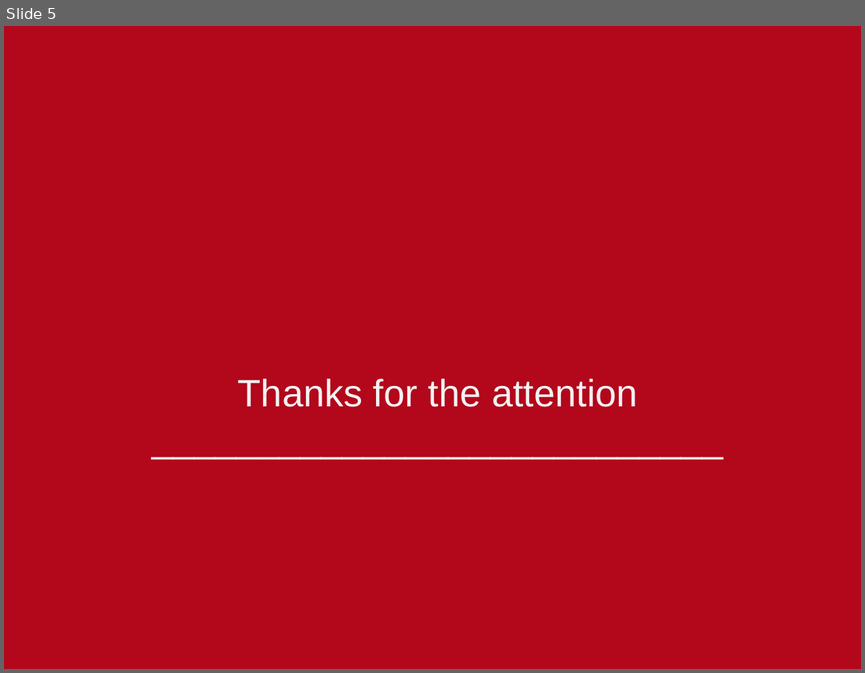
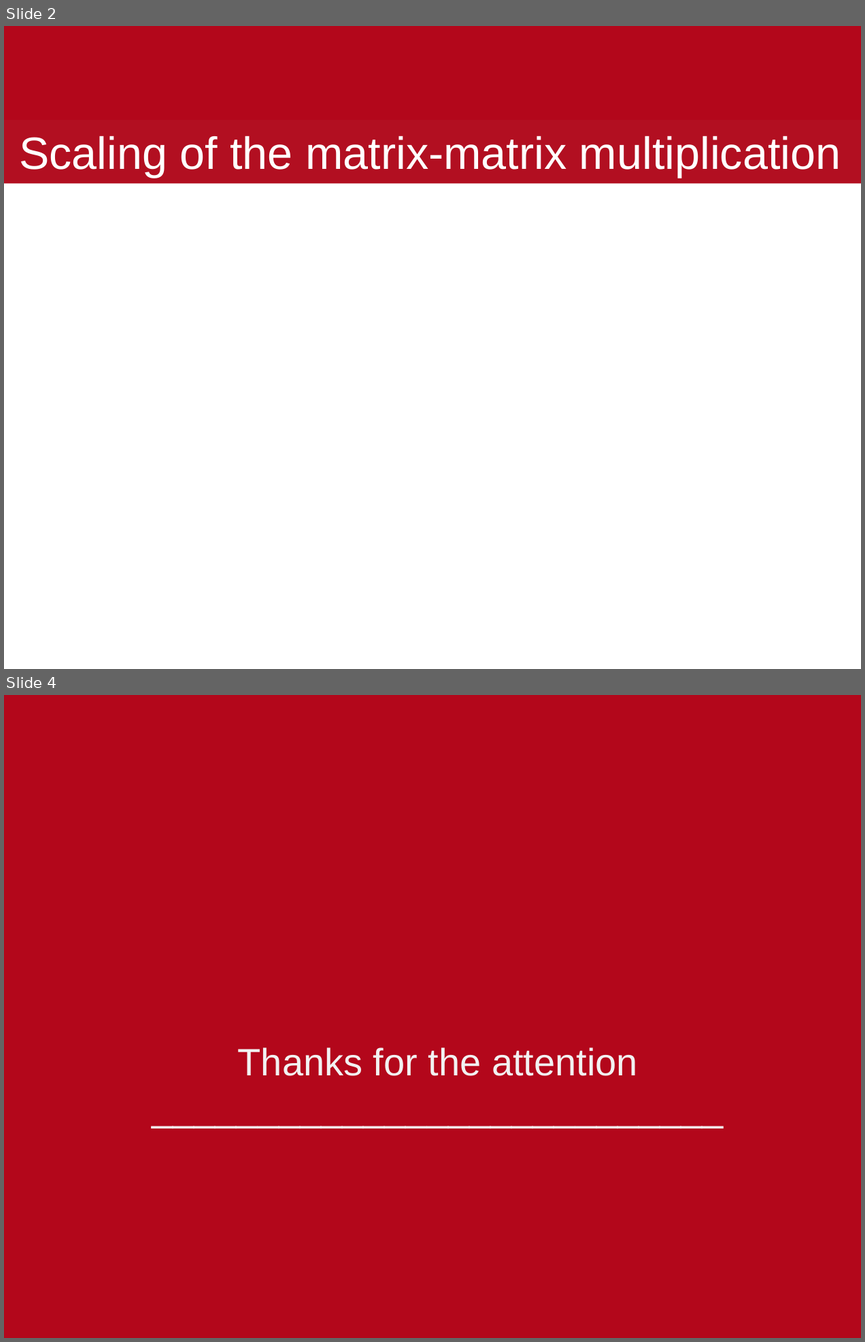
Before and after one commit to SaverioMonaco/QuantumComputingUniPD, a slide deck: 3/Ex3-Monaco-SLIDES.pptx. Shown one above the other, each under a label of ours: slide 5 before the commit, slides 2 and 4 after it; the slides between them are not shown. The pictures are 865x673 and 865x1342 pixels, drawn with LibreOffice and Linux fonts; fonts in the diff are those of the drawing; background and template pictures are left out. Boxes give left, top, right and bottom in pixels: in the first picture for what was removed or moved away, otherwise in the second. Text is boxed around its words. In the diff, an @@ line names an element or a change of style, - is before the commit and + after.

```diff
--- a/3/Ex3-Monaco-SLIDES.pptx
+++ b/3/Ex3-Monaco-SLIDES.pptx
@@ slide 2 added at <box>4,26,861,669</box>, background #FFFFFF @@
@@ rectangle added at <box>4,26,861,121</box>, fill #B3071B @@
@@ rectangle added at <box>4,121,861,184</box>, fill #B20F21, 38 pt, text #FFFFFF @@
+Scaling of the matrix-matrix multiplication
@@ what was slide 5 is now slide 4 @@
```
Also in this commit, not shown: 1 slide changed, 1 other slide added, 3 slides removed.
